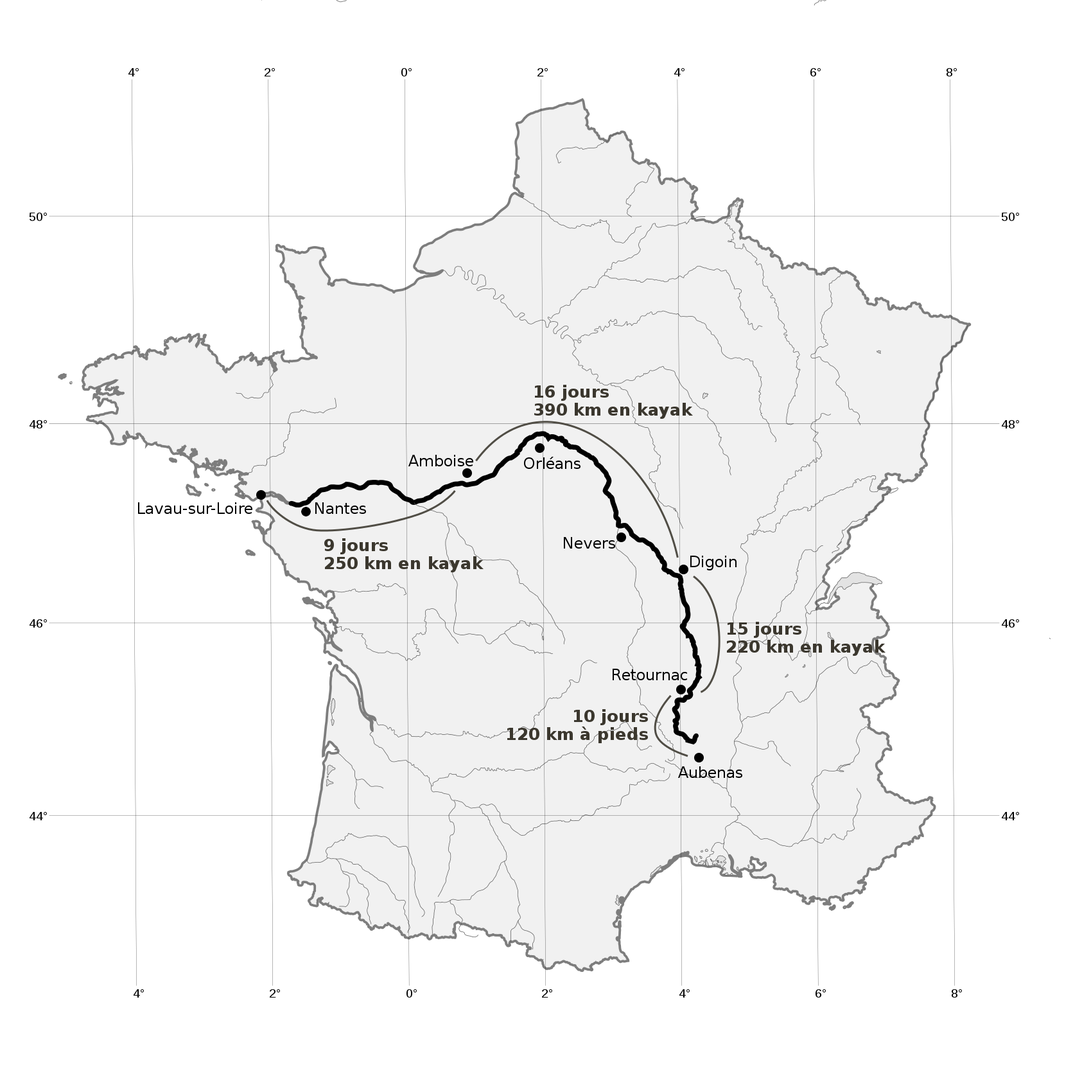
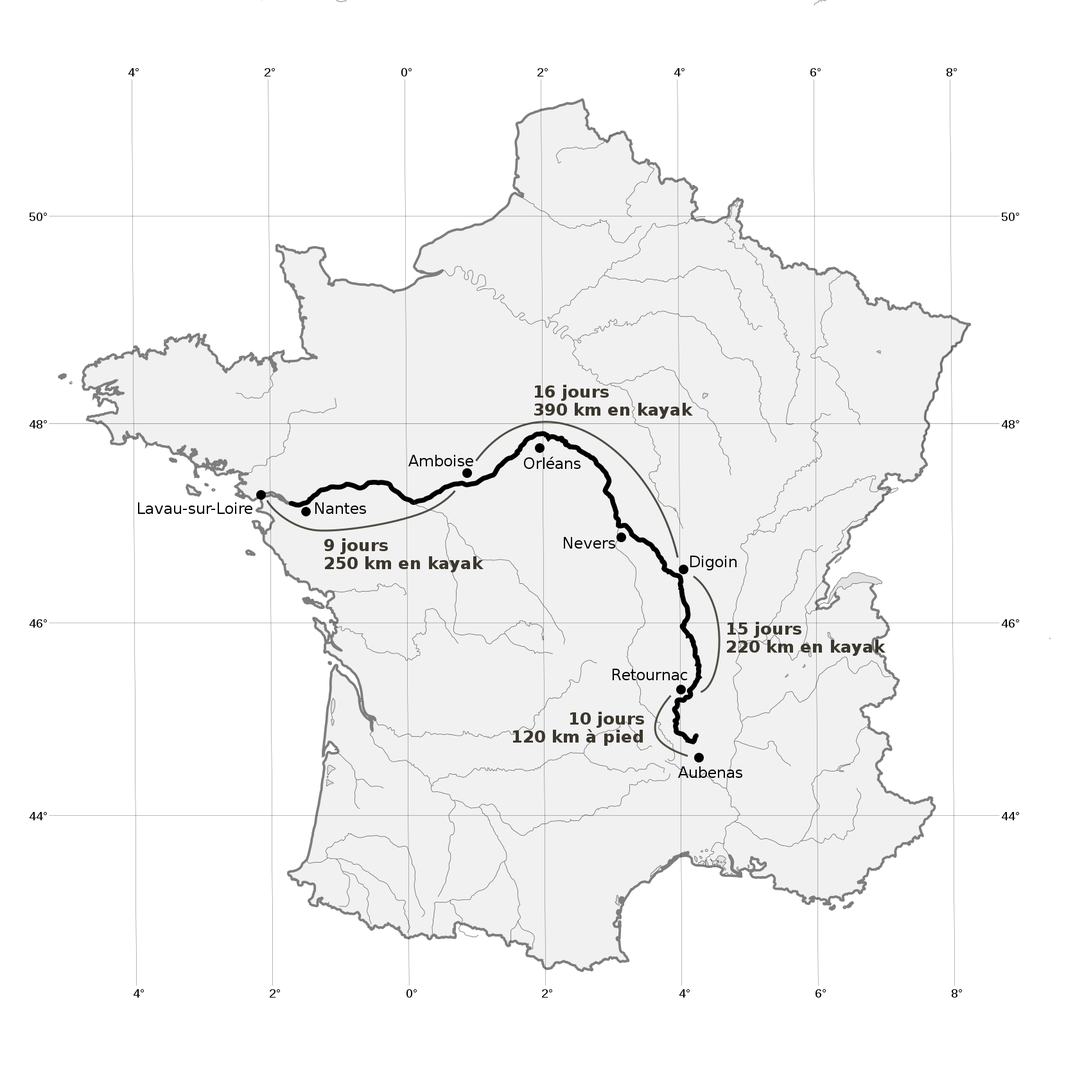
Comparing the layer stacks of the two 1091×1092 images. Changes:
painted on "Desc. chap. 1" over [507, 709, 649, 746]
